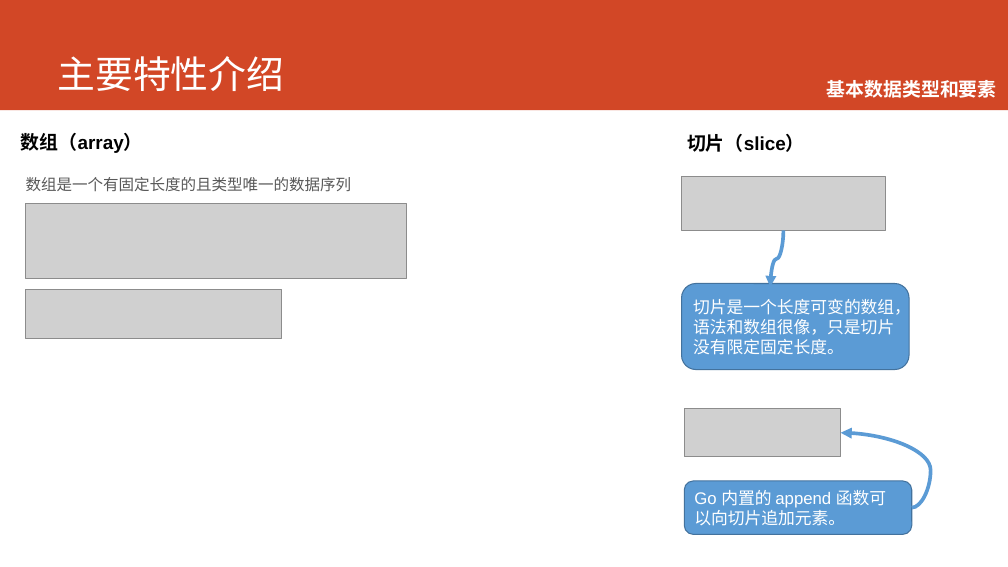
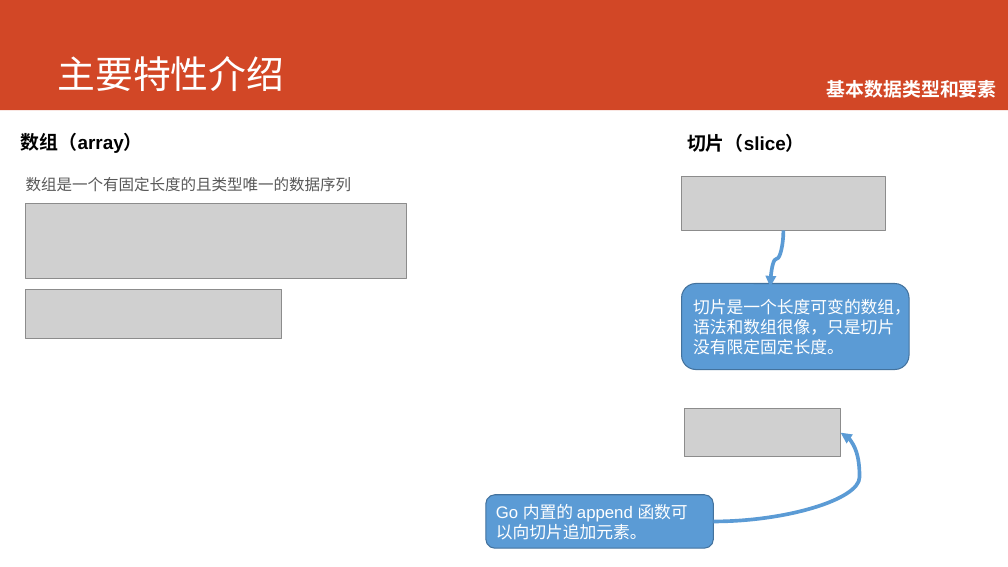
Before and after one commit to printfcoder/printfcoder, a slide deck: slide 20 of course/for-emc/course-for-emc.pptx. Drawn at 1008x567 pixels with LibreOffice and Linux fonts; fonts in the diff are those of the drawing; grey boxes stand for pictures; background and template pictures are left out. Boxes give left, top, right and bottom in pixels: in the first picture for what was removed or moved away, otherwise in the second. Text is boxed around its words. In the diff, an @@ line names an element or a change of style, - is before the commit and + after.

```diff
--- a/course/for-emc/course-for-emc.pptx
+++ b/course/for-emc/course-for-emc.pptx
@@ curved arrow moved from (912, 508) - (841, 433) to (714, 522) - (841, 433) @@
@@ rounded rectangle "Go 内置的 append 函数可以向切片追加元素。": place and size @@
-rounded rectangle "Go 内置的 append 函数可以向切片追加元素。" at bbox=[684, 481, 912, 535]
+rounded rectangle "Go 内置的 append 函数可以向切片追加元素。" at bbox=[486, 495, 714, 548]
```
Also in this commit, not shown: 5 other slides changed, 6 slides added, 3 slides removed, 6 other files.
